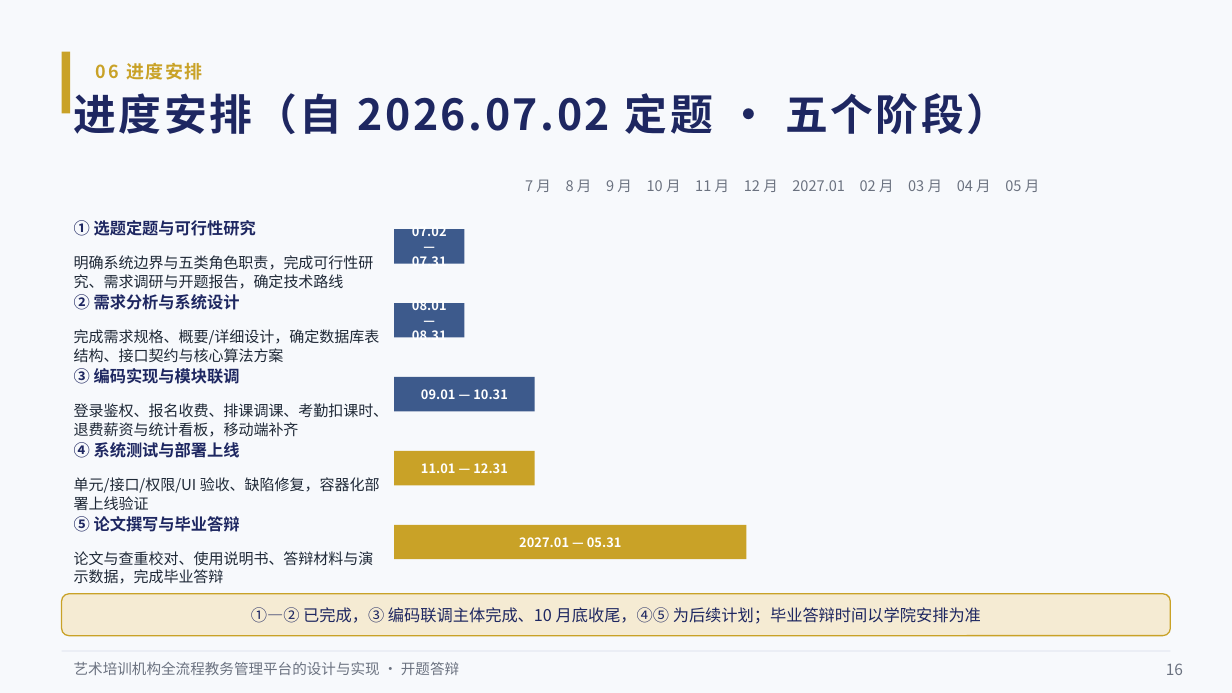
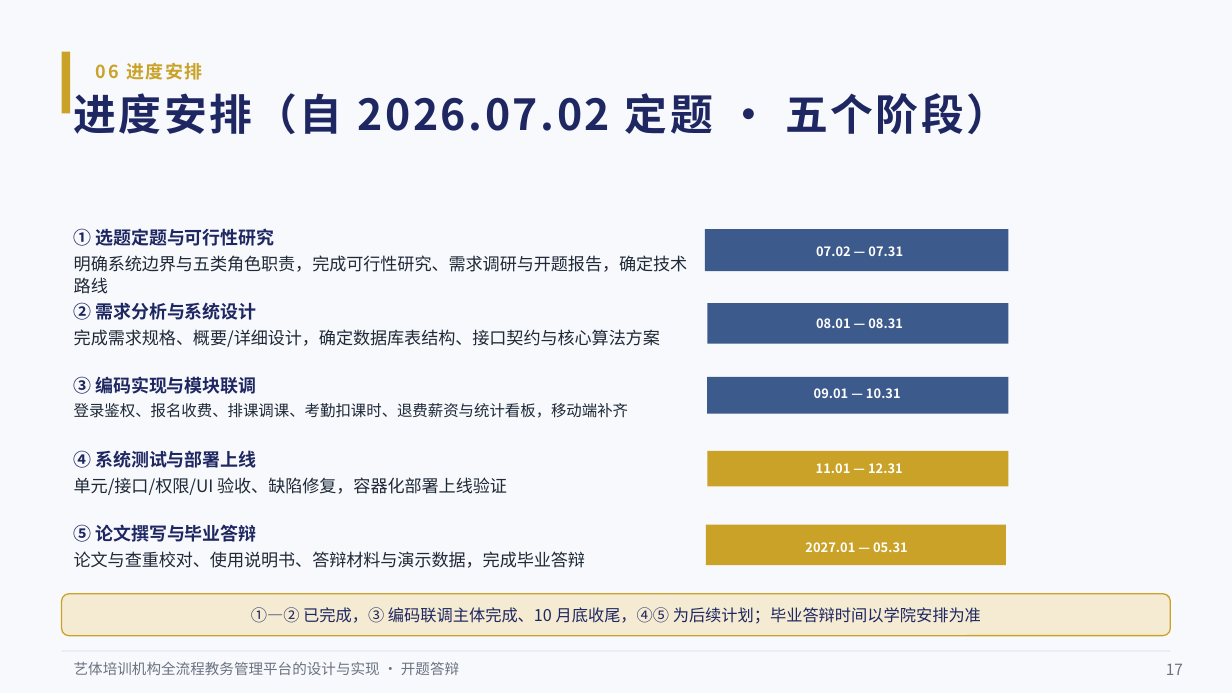
Before and after one commit to BYNekoNay/educational-administration, a slide deck: slide 17 of docs/defence/艺培通开题答辩.pptx (slide 16 before the commit). Drawn at 1232x693 pixels with LibreOffice and Linux fonts; fonts in the diff are those of the drawing. Boxes give left, top, right and bottom in pixels: in the first picture for what was removed or moved away, otherwise in the second. Text is boxed around its words. In the diff, an @@ line names an element or a change of style, - is before the commit and + after.

Commit message:
docs: 毕设文档更新——开题报告按新任务书（艺体）重写、新增文献综述与文献库、答辩材料同步

```diff
--- a/docs/defence/艺培通开题答辩.pptx
+++ b/docs/defence/艺培通开题答辩.pptx
@@ text removed at (525, 179, 1040, 192) @@
-7 月 8 月 9 月 10 月 11 月 12 月 2027.01 02 月 03 月 04 月 05 月
@@ rectangle: place and size @@
-rectangle at (394, 229, 464, 264)
+rectangle at (705, 229, 1008, 271)
@@ text "07.02 — 07.31" rewrapped from (412, 222, 447, 271) to (816, 246, 903, 256) @@
@@ size 8.8 to 10 pt in 4 elements at (74, 551, 585, 568), (74, 477, 507, 495), (74, 329, 660, 347), (74, 255, 688, 294) @@
@@ rectangle: place and size @@
-rectangle at (394, 303, 464, 338)
+rectangle at (707, 303, 1008, 344)
@@ text "08.01 — 08.31" rewrapped from (412, 303, 447, 341) to (816, 318, 903, 328) @@
@@ text "09.01 — 10.31": place and size @@
-text "09.01 — 10.31" at (421, 389, 508, 399)
+text "09.01 — 10.31" at (814, 388, 901, 398)
@@ rectangle: place and size @@
-rectangle at (394, 377, 535, 411)
+rectangle at (707, 377, 1009, 414)
@@ text "登录鉴权、报名收费、排课调课、考勤扣课时、退费薪资与统计看板，移动端补齐" at (74, 403, 628, 418): size 8.8 to 9 pt @@
@@ rectangle: place and size @@
-rectangle at (394, 451, 535, 485)
+rectangle at (707, 451, 1008, 487)
@@ text "11.01 — 12.31": place and size @@
-text "11.01 — 12.31" at (421, 463, 508, 473)
+text "11.01 — 12.31" at (816, 463, 903, 473)
@@ 5 texts: place and size @@
-5 texts at (74, 220, 256, 532)
+5 texts at (74, 228, 275, 542)
@@ size 9.5 to 10.5 pt in 5 elements at (74, 228, 275, 246), (74, 302, 257, 320), (74, 450, 257, 468), (74, 376, 257, 394), (74, 524, 257, 542) @@
@@ rectangle: place and size @@
-rectangle at (394, 525, 747, 559)
+rectangle at (706, 525, 1007, 565)
@@ text "2027.01 — 05.31": place and size @@
-text "2027.01 — 05.31" at (519, 537, 622, 547)
+text "2027.01 — 05.31" at (805, 542, 908, 552)
@@ text at (74, 662, 459, 675): text changed @@
-艺术培训机构全流程教务管理平台的设计与实现 · 开题答辩
+艺体培训机构全流程教务管理平台的设计与实现 · 开题答辩
@@ text at (1166, 663, 1183, 675): text changed @@
-16
+17
```
Also in this commit, not shown: 16 other slides changed, 1 slide added, 46 other files.
